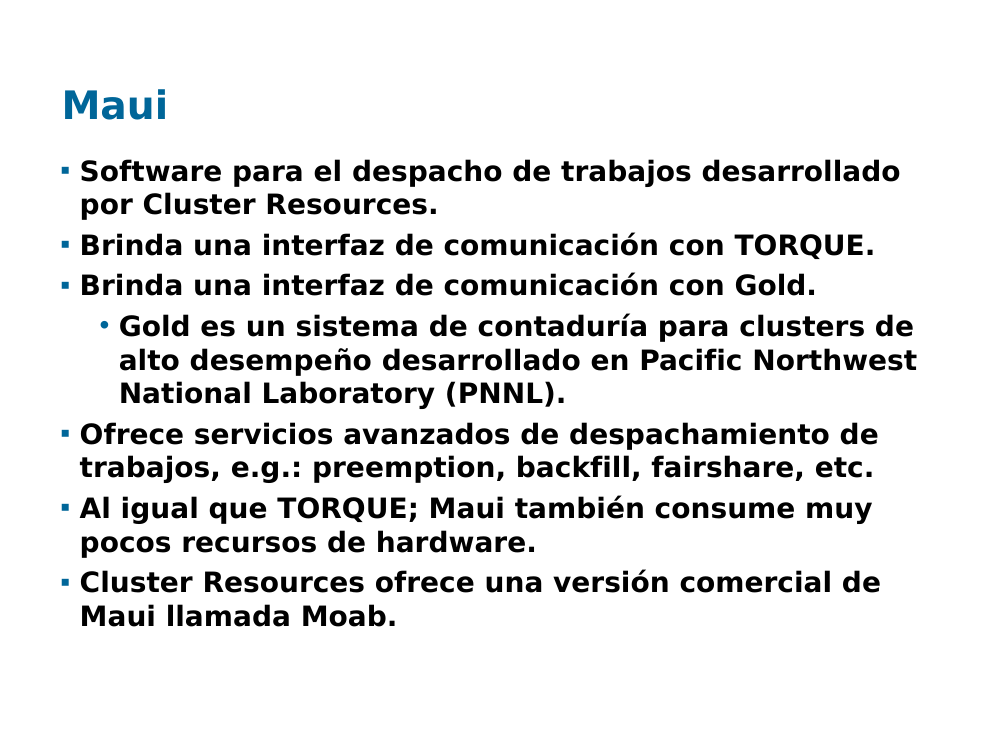
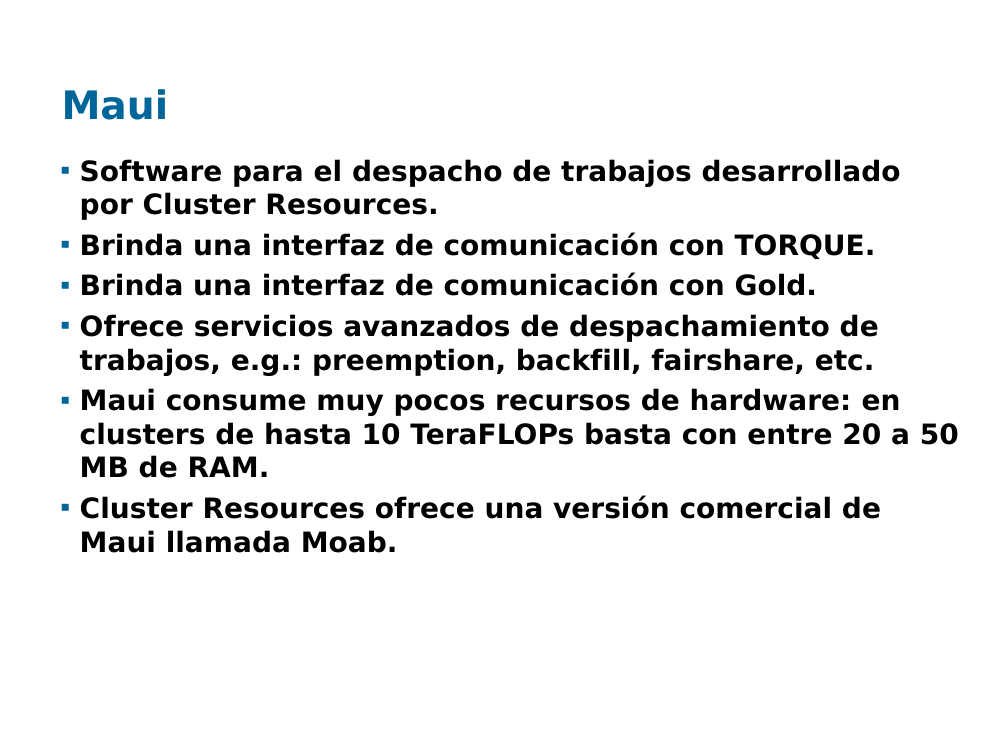
Before and after one commit to santiago-iturriaga/pgruso2007, a slide deck: slide 7 of Documentacion/Presentación Fenton - Santiago.ppt. Drawn at 1008x756 pixels with LibreOffice and Linux fonts; fonts in the diff are those of the drawing; background and template pictures are left out. Boxes give left, top, right and bottom in pixels: in the first picture for what was removed or moved away, otherwise in the second. Text is boxed around its words. In the diff, an @@ line names an element or a change of style, - is before the commit and + after.

```diff
--- a/Documentacion/Presentación Fenton - Santiago.ppt
+++ b/Documentacion/Presentación Fenton - Santiago.ppt
@@ text at [119, 313, 917, 409]: paragraph removed @@
-  • Gold es un sistema de contaduría para clusters de alto desempeño desarrollado en Pacific Northwest National Laboratory (PNNL).
@@ text at [80, 388, 959, 478]: text changed @@
-▪ Al igual que TORQUE; Maui también consume muy pocos recursos de hardware.
+▪ Maui consume muy pocos recursos de hardware: en clusters de hasta 10 TeraFLOPs basta con entre 20 a 50 MB de RAM.
```
Also in this commit, not shown: 7 other slides changed.
